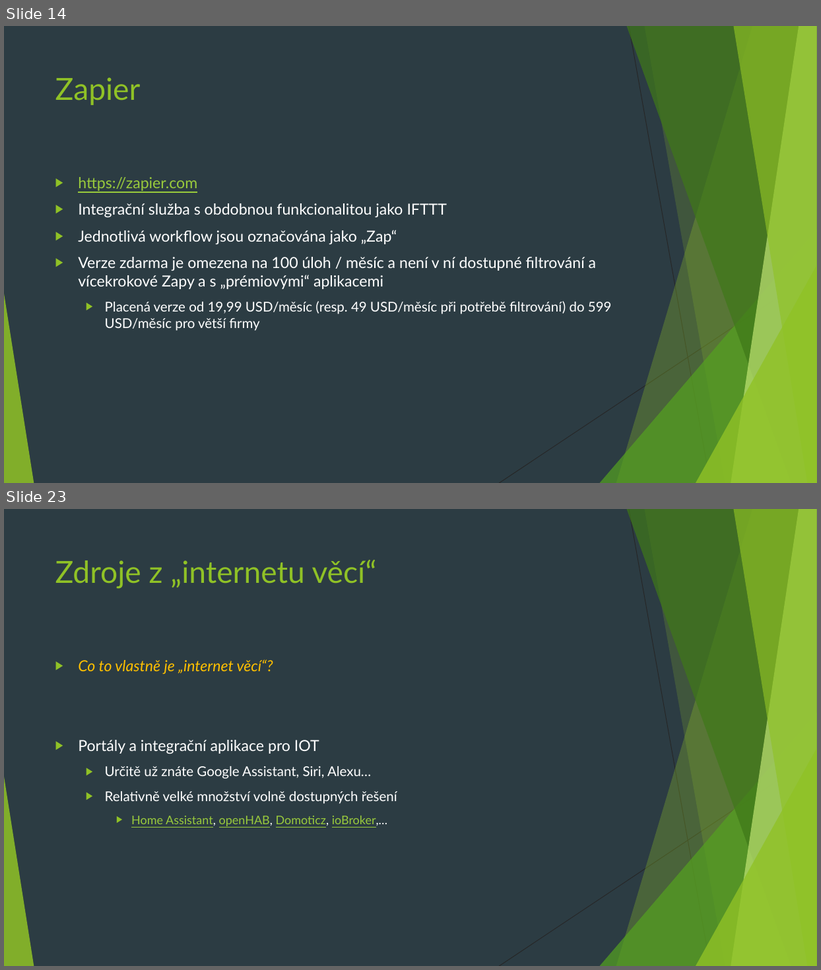
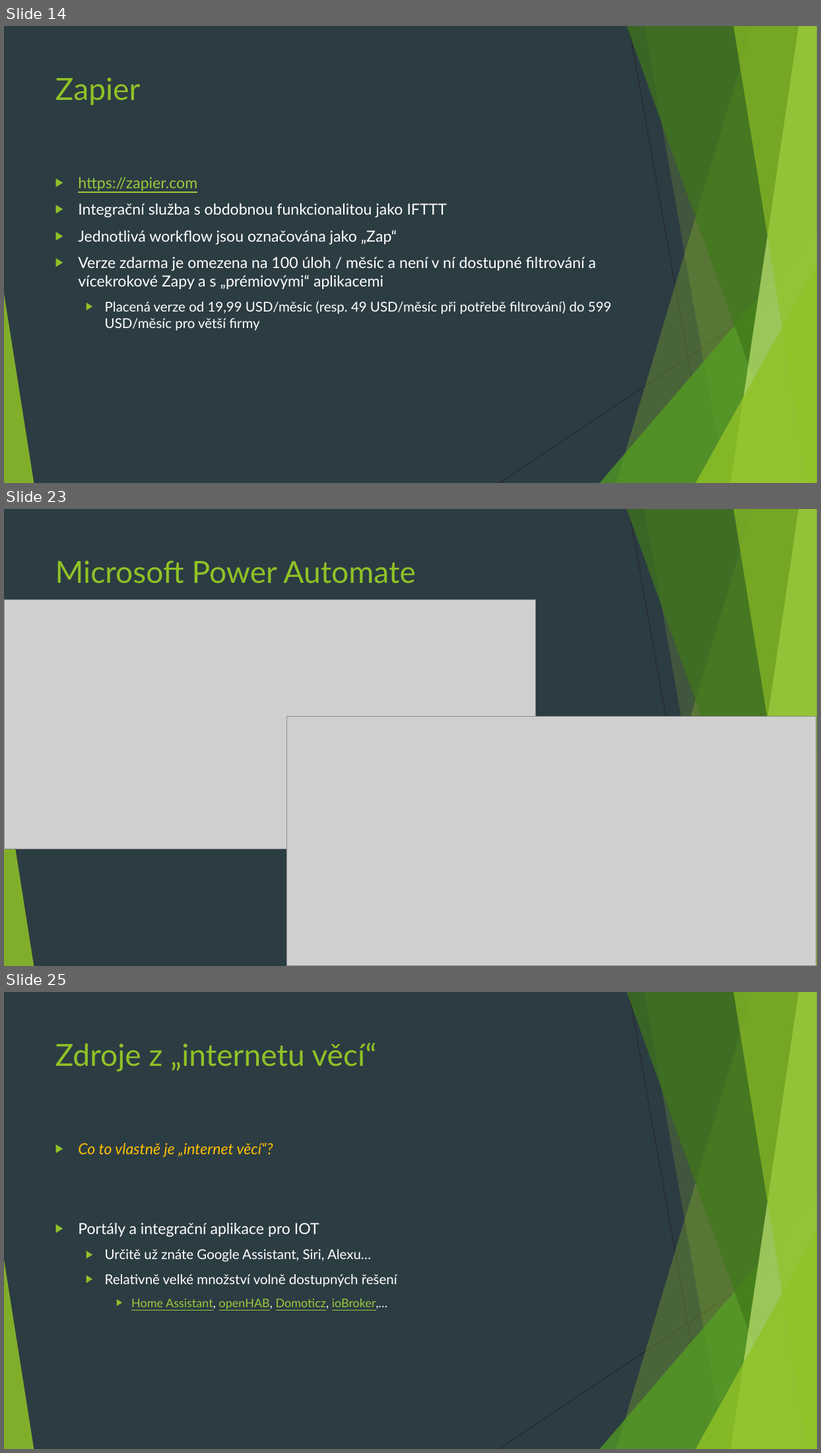
Before and after one commit to 4iz160/cviceni, a slide deck: 11-integracni-sluzby/cviceni-11.pptx. Shown one above the other, each under a label of ours: slides 14 and 23 before the commit, slides 14, 23 and 25 after it; the slides between them are not shown. The pictures are 821x970 and 821x1453 pixels, drawn with LibreOffice and Linux fonts; fonts in the diff are those of the drawing; grey boxes stand for pictures. Boxes give left, top, right and bottom in pixels: in the first picture for what was removed or moved away, otherwise in the second. Text is boxed around its words. In the diff, an @@ line names an element or a change of style, - is before the commit and + after.

```diff
--- a/11-integracni-sluzby/cviceni-11.pptx
+++ b/11-integracni-sluzby/cviceni-11.pptx
@@ slide 23 added at <box>4,509,817,966</box>, background #2C3C43; not listed: 10 template elements that a slide beside it also shows @@
@@ title added at <box>55,560,416,584</box>, 36 pt, text #90C226 @@
+Microsoft Power Automate
@@ picture added at <box>4,600,536,850</box> @@
@@ picture added at <box>287,716,816,966</box> @@
@@ what was slide 23 is now slide 25 @@
```
Also in this commit, not shown: 8 slides changed, 2 other slides added, 1 slide removed, 1 other file.
